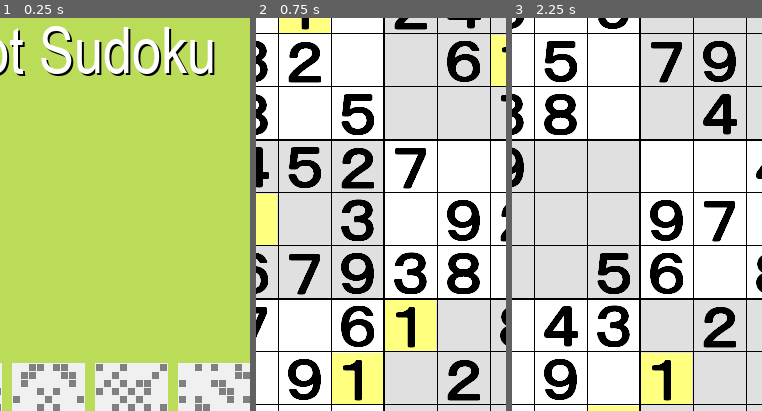
Above: before the commit, frames 1-3 (left to right).
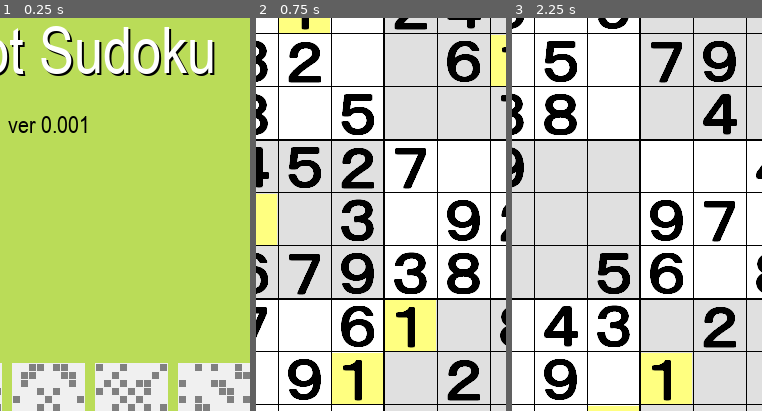
Above: after the commit, the same moments.

Repository: vivisuke/GodotSudoku
Game: Godot game, scene res://LevelScene.tscn
Two runs of this game, one before a commit and one after it. Both use one fixed random seed, a clock stepped at 60 frames per second and the inputs below.
Inputs (mouse positions are % of the whole screen's width and height, from its top left):
- Up to frame 1 (0.25 s): no input
- Up to frame 2 (0.75 s): click (17, 63) at 0.5 s
- Up to frame 3 (2.25 s): click (5, 3) at 1.25 s; click (33, 63) at 2 s
The pictures show only the part of the screen within x 40-90%, y 15-65%; the shares and areas given below are measured in that part.

The runs differ from the first frame. In frame 1, 0.5% of the frame differs, in the area x 3-35%, y 24-30%; in frame 2, nothing differs; in frame 3, nothing differs.

Commit message:
0034 ◎ C 03/22 03/27 0.001│ToDo│レベルシーン：タイトル下部にバージョン番号表示

Diff:
--- a/GodotSudoku/LevelScene.tscn
+++ b/GodotSudoku/LevelScene.tscn
@@ -6,6 +6,10 @@
 
 [sub_resource type="DynamicFont" id=1]
 size = 64
+font_data = ExtResource( 1 )
+
+[sub_resource type="DynamicFont" id=2]
+size = 24
 font_data = ExtResource( 1 )
 
 [node name="LevelScene" type="Node2D"]
@@ -38,6 +42,25 @@
 custom_constants/shadow_offset_x = 2
 custom_constants/shadow_offset_y = 2
 text = "Godot Sudoku"
+
+[node name="CenterContainer3" type="CenterContainer" parent="."]
+margin_top = 200.0
+margin_right = 500.0
+margin_bottom = 250.0
+__meta__ = {
+"_edit_use_anchors_": false
+}
+
+[node name="version" type="Label" parent="CenterContainer3"]
+modulate = Color( 0, 0, 0, 1 )
+margin_left = 209.0
+margin_top = 10.0
+margin_right = 291.0
+margin_bottom = 39.0
+custom_fonts/font = SubResource( 2 )
+custom_constants/shadow_offset_x = 2
+custom_constants/shadow_offset_y = 2
+text = "ver 0.001"
 
 [node name="CenterContainer2" type="CenterContainer" parent="."]
 margin_top = 400.0
Not shown: 1 places in GodotSudoku/LevelScene.tscn that only renumber resources
Not shown, changed: GodotSudoku.spr
